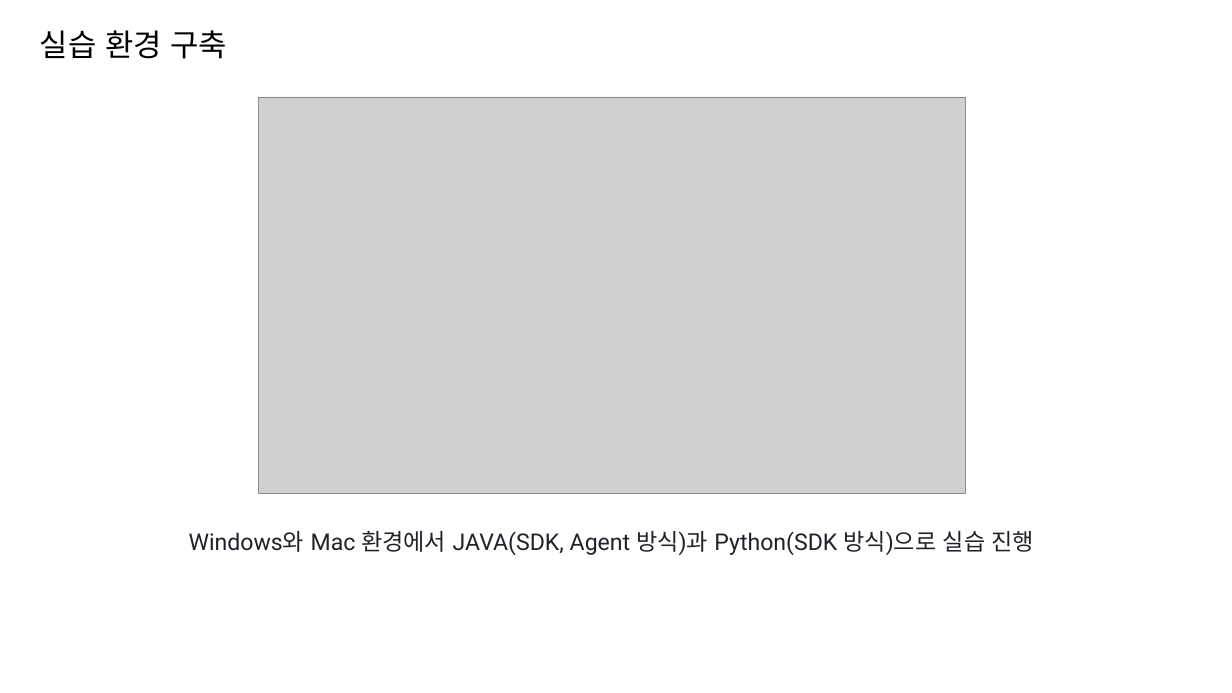
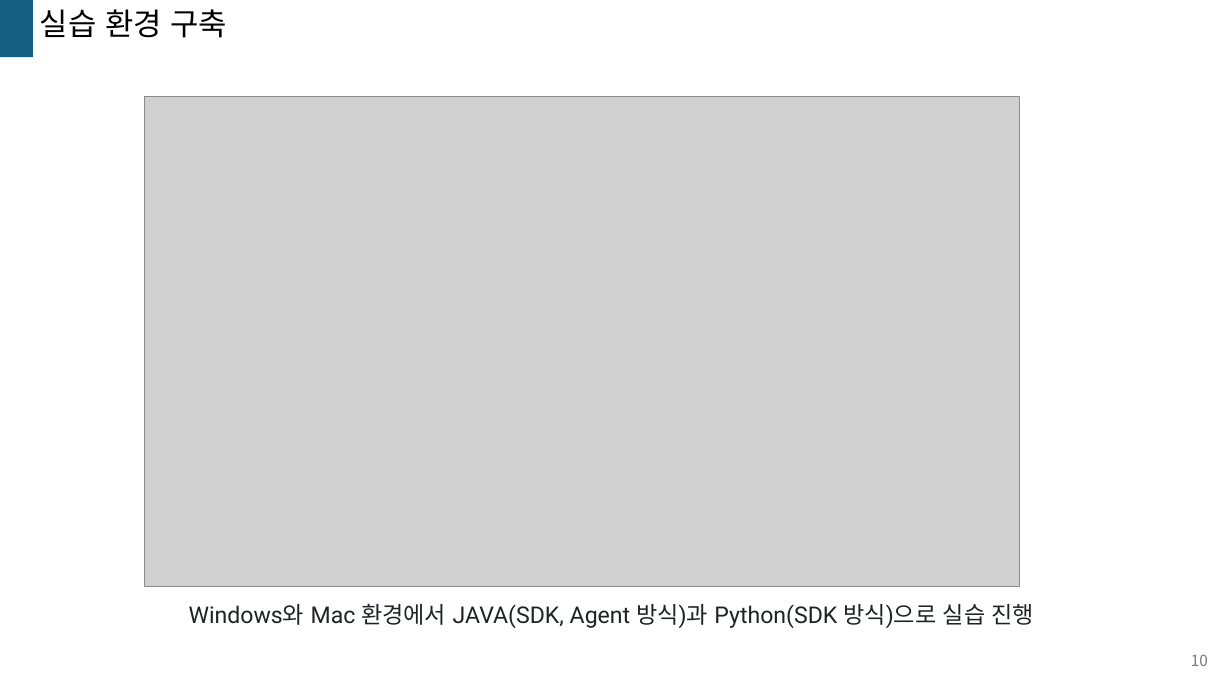
Before and after one commit to kkimsungchul/otel, a slide deck: slide 10 of [Otel]정리.pptx (slide 5 before the commit). Drawn at 1232x693 pixels with LibreOffice and Linux fonts; fonts in the diff are those of the drawing; grey boxes stand for pictures. Boxes give left, top, right and bottom in pixels: in the first picture for what was removed or moved away, otherwise in the second. Text is boxed around its words. In the diff, an @@ line names an element or a change of style, - is before the commit and + after.

```diff
--- a/[Otel]정리.pptx
+++ b/[Otel]정리.pptx
@@ rectangle added at box(0, 0, 33, 57), fill #156082 @@
@@ text "실습 환경 구축": place and size @@
-text "실습 환경 구축" at box(40, 30, 228, 59)
+text "실습 환경 구축" at box(40, 9, 228, 38)
@@ picture: place and size @@
-picture at box(258, 97, 966, 494)
+picture at box(144, 97, 1019, 587)
@@ text "Windows와 Mac 환경에서 JAVA(SDK, Agent ...": place and size @@
-text "Windows와 Mac 환경에서 JAVA(SDK, Agent ..." at box(189, 531, 1035, 555)
+text "Windows와 Mac 환경에서 JAVA(SDK, Agent ..." at box(189, 604, 1035, 628)
@@ page number added at box(1191, 654, 1208, 666), 12 pt, text #797979 @@
+10
```
Also in this commit, not shown: 5 other slides changed, 10 slides added, 3 slides removed, 2 other files.
